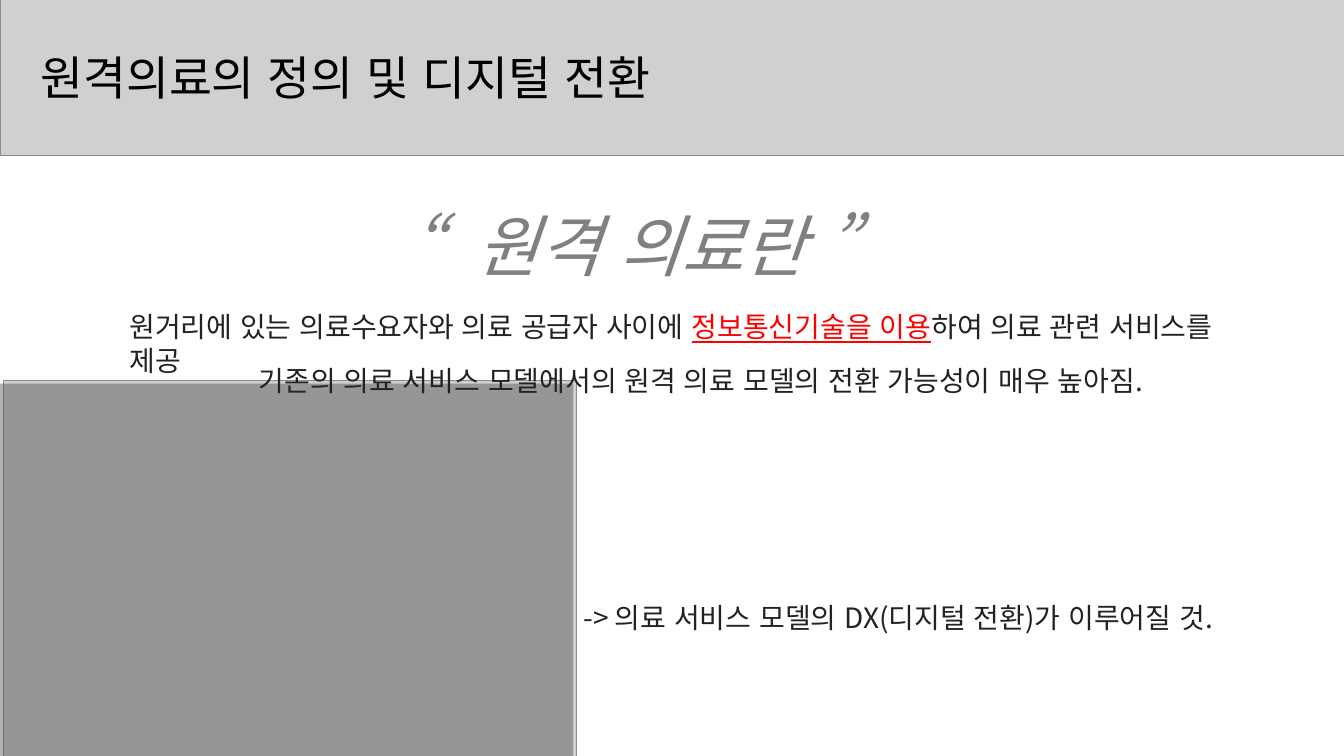
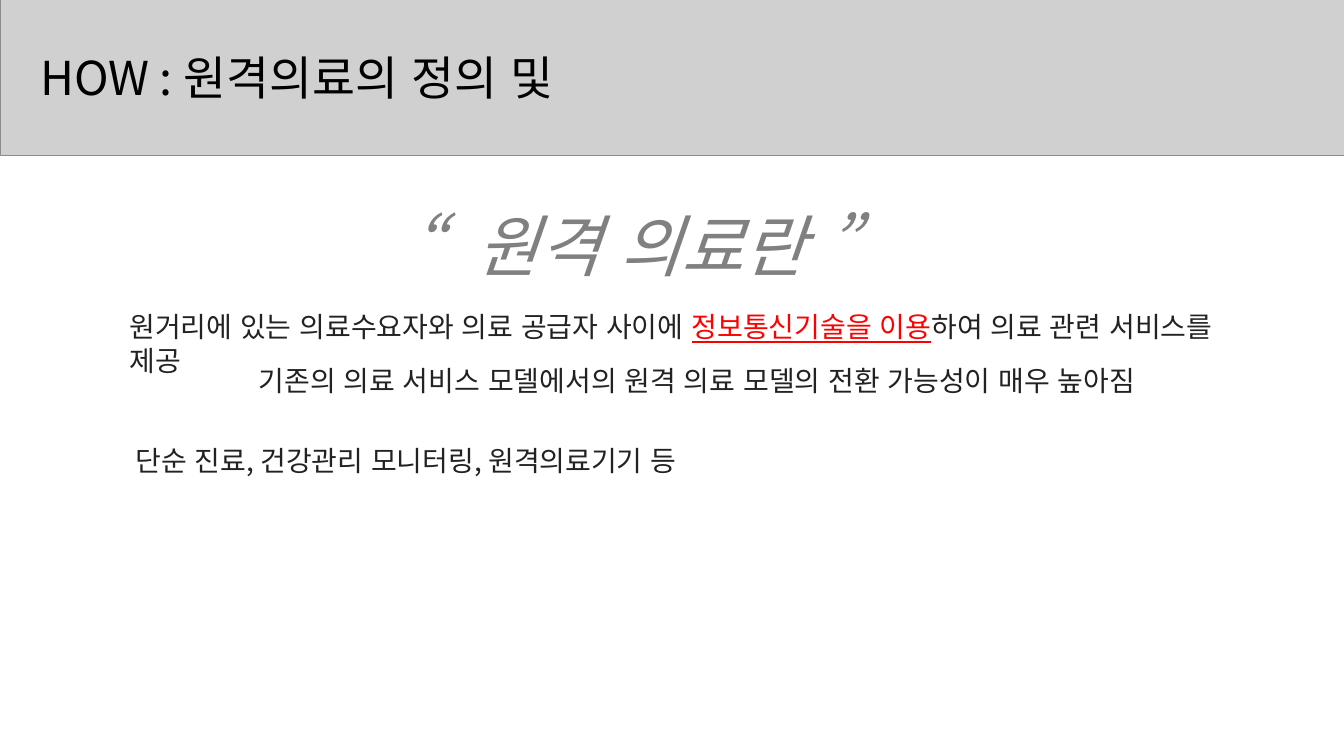
Before and after one commit to zdlghtjdz/codingtest, a slide deck: slide 3 of 공채관련_자료/농심 NDS/NDS 임원 면접 초안2.pptx. Drawn at 1344x756 pixels with LibreOffice and Linux fonts; fonts in the diff are those of the drawing; grey boxes stand for pictures. Boxes give left, top, right and bottom in pixels: in the first picture for what was removed or moved away, otherwise in the second. Text is boxed around its words. In the diff, an @@ line names an element or a change of style, - is before the commit and + after.

```diff
--- a/공채관련_자료/농심 NDS/NDS 임원 면접 초안2.pptx
+++ b/공채관련_자료/농심 NDS/NDS 임원 면접 초안2.pptx
@@ text at <box>40,56,553,99</box>: text changed @@
-원격의료의 정의 및 디지털 전환
+HOW : 원격의료의 정의 및
@@ rectangle removed at <box>0,384,573,756</box> @@
@@ picture removed at <box>3,380,577,756</box> @@
@@ text at <box>259,367,1135,394</box>: text changed @@
-기존의 의료 서비스 모델에서의 원격 의료 모델의 전환 가능성이 매우 높아짐.
+기존의 의료 서비스 모델에서의 원격 의료 모델의 전환 가능성이 매우 높아짐
@@ text at <box>135,448,677,476</box>: text changed @@
--> 의료 서비스 모델의 DX(디지털 전환)가 이루어질 것.
+단순 진료, 건강관리 모니터링, 원격의료기기 등
```
Also in this commit, not shown: 2 other slides changed.
